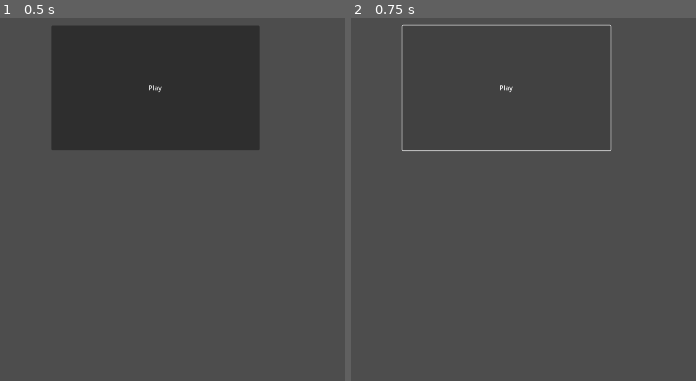
Above: before the commit, frames 1-2 (left to right).
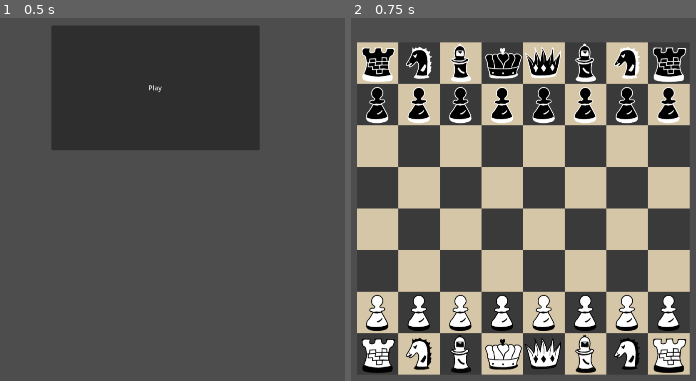
Above: after the commit, the same moments.

Repository: KristianPrifti/Upgraded-Chess-Game
Game: Godot game, scene res://main_menu.tscn
Two runs of this game, one before a commit and one after it. Both use one fixed random seed, a clock stepped at 60 frames per second and the inputs below.
Inputs:
- Up to frame 1 (0.5 s): no input
- Up to frame 2 (0.75 s): click "Play" at 0.5 s

Frame 1 is identical in both runs. In frame 2, 52% of the frame differs, in the area x 1-99%, y 1-99%.

Commit message:
add the board and make the pices apper in their initial position (they still cannot move)

Diff:
--- /dev/null
+++ b/game_menu.tscn
@@ -0,0 +1,248 @@
+[gd_scene load_steps=3 format=3 uid="uid://bec253yxf1oy3"]
+
+[ext_resource type="Texture2D" uid="uid://cwucgof4krgiv" path="res://assets/Chess_Board.png" id="1_6rly3"]
+[ext_resource type="Script" path="res://scripts/grid.gd" id="2_4gq53"]
+
+[node name="game_menu" type="Node2D"]
+
+[node name="ChessBoard" type="Sprite2D" parent="."]
+position = Vector2(600, 140)
+texture = ExtResource("1_6rly3")
+centered = false
+
+[node name="VBoxContainer" type="VBoxContainer" parent="ChessBoard"]
+anchors_preset = 10
+anchor_right = 1.0
+offset_bottom = 100.0
+grow_horizontal = 2
+
+[node name="HBoxContainer" type="HBoxContainer" parent="ChessBoard/VBoxContainer"]
+layout_mode = 2
+size_flags_horizontal = 0
+
+[node name="HBoxContainer2" type="HBoxContainer" parent="ChessBoard/VBoxContainer"]
+layout_mode = 2
+
+[node name="HBoxContainer3" type="HBoxContainer" parent="ChessBoard/VBoxContainer"]
+layout_mode = 2
+
+[node name="HBoxContainer4" type="HBoxContainer" parent="ChessBoard/VBoxContainer"]
+layout_mode = 2
+
+[node name="HBoxContainer5" type="HBoxContainer" parent="ChessBoard/VBoxContainer"]
+layout_mode = 2
+
+[node name="HBoxContainer6" type="HBoxContainer" parent="ChessBoard/VBoxContainer"]
+layout_mode = 2
+
+[node name="HBoxContainer7" type="HBoxContainer" parent="ChessBoard/VBoxContainer"]
+layout_mode = 2
+
+[node name="HBoxContainer8" type="HBoxContainer" parent="ChessBoard/VBoxContainer"]
+layout_mode = 2
+
+[node name="VBoxContainer2" type="VBoxContainer" parent="ChessBoard"]
+offset_top = 100.0
+offset_right = 800.0
+offset_bottom = 200.0
+
+[node name="HBoxContainer" type="HBoxContainer" parent="ChessBoard/VBoxContainer2"]
+layout_mode = 2
+
+[node name="HBoxContainer2" type="HBoxContainer" parent="ChessBoard/VBoxContainer2"]
+layout_mode = 2
+
+[node name="HBoxContainer3" type="HBoxContainer" parent="ChessBoard/VBoxContainer2"]
+layout_mode = 2
+
+[node name="HBoxContainer4" type="HBoxContainer" parent="ChessBoard/VBoxContainer2"]
+layout_mode = 2
+
+[node name="HBoxContainer5" type="HBoxContainer" parent="ChessBoard/VBoxContainer2"]
+layout_mode = 2
+
+[node name="HBoxContainer6" type="HBoxContainer" parent="ChessBoard/VBoxContainer2"]
+layout_mode = 2
+
+[node name="HBoxContainer7" type="HBoxContainer" parent="ChessBoard/VBoxContainer2"]
+layout_mode = 2
+
+[node name="HBoxContainer8" type="HBoxContainer" parent="ChessBoard/VBoxContainer2"]
+layout_mode = 2
+
+[node name="VBoxContainer3" type="VBoxContainer" parent="ChessBoard"]
+offset_top = 200.0
+offset_right = 800.0
+offset_bottom = 300.0
+
+[node name="HBoxContainer" type="HBoxContainer" parent="ChessBoard/VBoxContainer3"]
+layout_mode = 2
+
+[node name="HBoxContainer2" type="HBoxContainer" parent="ChessBoard/VBoxContainer3"]
+layout_mode = 2
+
+[node name="HBoxContainer3" type="HBoxContainer" parent="ChessBoard/VBoxContainer3"]
+layout_mode = 2
+
+[node name="HBoxContainer4" type="HBoxContainer" parent="ChessBoard/VBoxContainer3"]
+layout_mode = 2
+
+[node name="HBoxContainer5" type="HBoxContainer" parent="ChessBoard/VBoxContainer3"]
+layout_mode = 2
+
+[node name="HBoxContainer6" type="HBoxContainer" parent="ChessBoard/VBoxContainer3"]
+layout_mode = 2
+
+[node name="HBoxContainer7" type="HBoxContainer" parent="ChessBoard/VBoxContainer3"]
+layout_mode = 2
+
+[node name="HBoxContainer8" type="HBoxContainer" parent="ChessBoard/VBoxContainer3"]
+layout_mode = 2
+
+[node name="VBoxContainer4" type="VBoxContainer" parent="ChessBoard"]
+offset_top = 300.0
+offset_right = 800.0
+offset_bottom = 400.0
+
+[node name="HBoxContainer" type="HBoxContainer" parent="ChessBoard/VBoxContainer4"]
+layout_mode = 2
+
+[node name="HBoxContainer2" type="HBoxContainer" parent="ChessBoard/VBoxContainer4"]
+layout_mode = 2
+
+[node name="HBoxContainer3" type="HBoxContainer" parent="ChessBoard/VBoxContainer4"]
+layout_mode = 2
+
+[node name="HBoxContainer4" type="HBoxContainer" parent="ChessBoard/VBoxContainer4"]
+layout_mode = 2
+
+[node name="HBoxContainer5" type="HBoxContainer" parent="ChessBoard/VBoxContainer4"]
+layout_mode = 2
+
+[node name="HBoxContainer6" type="HBoxContainer" parent="ChessBoard/VBoxContainer4"]
+layout_mode = 2
+
+[node name="HBoxContainer7" type="HBoxContainer" parent="ChessBoard/VBoxContainer4"]
+layout_mode = 2
+
+[node name="HBoxContainer8" type="HBoxContainer" parent="ChessBoard/VBoxContainer4"]
+layout_mode = 2
+
+[node name="VBoxContainer5" type="VBoxContainer" parent="ChessBoard"]
+offset_top = 400.0
+offset_right = 800.0
+offset_bottom = 500.0
+
+[node name="HBoxContainer" type="HBoxContainer" parent="ChessBoard/VBoxContainer5"]
+layout_mode = 2
+
+[node name="HBoxContainer2" type="HBoxContainer" parent="ChessBoard/VBoxContainer5"]
+layout_mode = 2
+
+[node name="HBoxContainer3" type="HBoxContainer" parent="ChessBoard/VBoxContainer5"]
+layout_mode = 2
+
+[node name="HBoxContainer4" type="HBoxContainer" parent="ChessBoard/VBoxContainer5"]
+layout_mode = 2
+
+[node name="HBoxContainer5" type="HBoxContainer" parent="ChessBoard/VBoxContainer5"]
+layout_mode = 2
+
+[node name="HBoxContainer6" type="HBoxContainer" parent="ChessBoard/VBoxContainer5"]
+layout_mode = 2
+
+[node name="HBoxContainer7" type="HBoxContainer" parent="ChessBoard/VBoxContainer5"]
+layout_mode = 2
+
+[node name="HBoxContainer8" type="HBoxContainer" parent="ChessBoard/VBoxContainer5"]
+layout_mode = 2
+
+[node name="VBoxContainer6" type="VBoxContainer" parent="ChessBoard"]
+offset_top = 500.0
+offset_right = 800.0
+offset_bottom = 600.0
+
+[node name="HBoxContainer" type="HBoxContainer" parent="ChessBoard/VBoxContainer6"]
+layout_mode = 2
+
+[node name="HBoxContainer2" type="HBoxContainer" parent="ChessBoard/VBoxContainer6"]
+layout_mode = 2
+
+[node name="HBoxContainer3" type="HBoxContainer" parent="ChessBoard/VBoxContainer6"]
+layout_mode = 2
+
+[node name="HBoxContainer4" type="HBoxContainer" parent="ChessBoard/VBoxContainer6"]
+layout_mode = 2
+
+[node name="HBoxContainer5" type="HBoxContainer" parent="ChessBoard/VBoxContainer6"]
+layout_mode = 2
+
+[node name="HBoxContainer6" type="HBoxContainer" parent="ChessBoard/VBoxContainer6"]
+layout_mode = 2
+
+[node name="HBoxContainer7" type="HBoxContainer" parent="ChessBoard/VBoxContainer6"]
+layout_mode = 2
+
+[node name="HBoxContainer8" type="HBoxContainer" parent="ChessBoard/VBoxContainer6"]
+layout_mode = 2
+
+[node name="VBoxContainer7" type="VBoxContainer" parent="ChessBoard"]
+offset_top = 600.0
+offset_right = 800.0
+offset_bottom = 700.0
+
+[node name="HBoxContainer" type="HBoxContainer" parent="ChessBoard/VBoxContainer7"]
+layout_mode = 2
+
+[node name="HBoxContainer2" type="HBoxContainer" parent="ChessBoard/VBoxContainer7"]
+layout_mode = 2
+
+[node name="HBoxContainer3" type="HBoxContainer" parent="ChessBoard/VBoxContainer7"]
+layout_mode = 2
+
+[node name="HBoxContainer4" type="HBoxContainer" parent="ChessBoard/VBoxContainer7"]
+layout_mode = 2
+
+[node name="HBoxContainer5" type="HBoxContainer" parent="ChessBoard/VBoxContainer7"]
+layout_mode = 2
+
+[node name="HBoxContainer6" type="HBoxContainer" parent="ChessBoard/VBoxContainer7"]
+layout_mode = 2
+
+[node name="HBoxContainer7" type="HBoxContainer" parent="ChessBoard/VBoxContainer7"]
+layout_mode = 2
+
+[node name="HBoxContainer8" type="HBoxContainer" parent="ChessBoard/VBoxContainer7"]
+layout_mode = 2
+
+[node name="VBoxContainer8" type="VBoxContainer" parent="ChessBoard"]
+offset_top = 700.0
+offset_right = 800.0
+offset_bottom = 800.0
+
+[node name="HBoxContainer" type="HBoxContainer" parent="ChessBoard/VBoxContainer8"]
+layout_mode = 2
+
+[node name="HBoxContainer2" type="HBoxContainer" parent="ChessBoard/VBoxContainer8"]
+layout_mode = 2
+
+[node name="HBoxContainer3" type="HBoxContainer" parent="ChessBoard/VBoxContainer8"]
+layout_mode = 2
+
+[node name="HBoxContainer4" type="HBoxContainer" parent="ChessBoard/VBoxContainer8"]
+layout_mode = 2
+
+[node name="HBoxContainer5" type="HBoxContainer" parent="ChessBoard/VBoxContainer8"]
+layout_mode = 2
+
+[node name="HBoxContainer6" type="HBoxContainer" parent="ChessBoard/VBoxContainer8"]
+layout_mode = 2
+
+[node name="HBoxContainer7" type="HBoxContainer" parent="ChessBoard/VBoxContainer8"]
+layout_mode = 2
+
+[node name="HBoxContainer8" type="HBoxContainer" parent="ChessBoard/VBoxContainer8"]
+layout_mode = 2
+
+[node name="grid" type="Node2D" parent="ChessBoard"]
+script = ExtResource("2_4gq53")
--- /dev/null
+++ b/main_menu.gd
@@ -0,0 +1,15 @@
+extends Node2D
+
+
+# Called when the node enters the scene tree for the first time.
+func _ready():
+	pass # Replace with function body.
+
+
+# Called every frame. 'delta' is the elapsed time since the previous frame.
+func _process(delta):
+	pass
+
+# change the scene to the game scene
+func _on_button_pressed():
+	get_tree().change_scene_to_file("res://game_menu.tscn")
--- a/main_menu.tscn
+++ b/main_menu.tscn
@@ -1,6 +1,9 @@
-[gd_scene format=3 uid="uid://c8x1wax2ggpc4"]
+[gd_scene load_steps=2 format=3 uid="uid://c8x1wax2ggpc4"]
+
+[ext_resource type="Script" path="res://main_menu.gd" id="1_bt52x"]
 
 [node name="main menu" type="Node2D"]
+script = ExtResource("1_bt52x")
 
 [node name="Button" type="Button" parent="."]
 offset_left = 710.0
@@ -8,3 +11,5 @@
 offset_right = 1210.0
 offset_bottom = 400.0
 text = "Play"
+
+[connection signal="pressed" from="Button" to="." method="_on_button_pressed"]
--- /dev/null
+++ b/pieces/bishop.tscn
@@ -0,0 +1,7 @@
+[gd_scene load_steps=3 format=3 uid="uid://d2k4xf8fmkvuf"]
+
+[ext_resource type="PackedScene" uid="uid://cqgahgxombmw1" path="res://pieces/piece.tscn" id="1_2i6uf"]
+[ext_resource type="Script" path="res://scripts/bishop.gd" id="2_rhxej"]
+
+[node name="bishop" instance=ExtResource("1_2i6uf")]
+script = ExtResource("2_rhxej")
--- /dev/null
+++ b/pieces/king.tscn
@@ -0,0 +1,7 @@
+[gd_scene load_steps=3 format=3 uid="uid://dto0c6l673sry"]
+
+[ext_resource type="PackedScene" uid="uid://cqgahgxombmw1" path="res://pieces/piece.tscn" id="1_cvxk0"]
+[ext_resource type="Script" path="res://scripts/king.gd" id="2_xoxt6"]
+
+[node name="king" instance=ExtResource("1_cvxk0")]
+script = ExtResource("2_xoxt6")
--- /dev/null
+++ b/pieces/knight.tscn
@@ -0,0 +1,7 @@
+[gd_scene load_steps=3 format=3 uid="uid://bqo7lmxurx5l3"]
+
+[ext_resource type="PackedScene" uid="uid://cqgahgxombmw1" path="res://pieces/piece.tscn" id="1_xtwk1"]
+[ext_resource type="Script" path="res://scripts/knight.gd" id="2_tjy2t"]
+
+[node name="knight" instance=ExtResource("1_xtwk1")]
+script = ExtResource("2_tjy2t")
--- /dev/null
+++ b/pieces/pawn.tscn
@@ -0,0 +1,7 @@
+[gd_scene load_steps=3 format=3 uid="uid://db7hn554tevj0"]
+
+[ext_resource type="PackedScene" uid="uid://cqgahgxombmw1" path="res://pieces/piece.tscn" id="1_swtbf"]
+[ext_resource type="Script" path="res://scripts/pawn.gd" id="2_3osf8"]
+
+[node name="pawn" instance=ExtResource("1_swtbf")]
+script = ExtResource("2_3osf8")
--- /dev/null
+++ b/pieces/piece.tscn
@@ -0,0 +1,8 @@
+[gd_scene load_steps=2 format=3 uid="uid://cqgahgxombmw1"]
+
+[ext_resource type="Script" path="res://scripts/piece.gd" id="1_bfhq1"]
+
+[node name="piece" type="Node2D"]
+script = ExtResource("1_bfhq1")
+
+[node name="Sprite2D" type="Sprite2D" parent="."]
--- /dev/null
+++ b/pieces/qween.tscn
@@ -0,0 +1,7 @@
+[gd_scene load_steps=3 format=3 uid="uid://b8rkg445am01r"]
+
+[ext_resource type="PackedScene" uid="uid://cqgahgxombmw1" path="res://pieces/piece.tscn" id="1_w85wk"]
+[ext_resource type="Script" path="res://scripts/qween.gd" id="2_o8m8t"]
+
+[node name="qween" instance=ExtResource("1_w85wk")]
+script = ExtResource("2_o8m8t")
--- /dev/null
+++ b/pieces/rook.tscn
@@ -0,0 +1,7 @@
+[gd_scene load_steps=3 format=3 uid="uid://ucdnrsqiet7n"]
+
+[ext_resource type="PackedScene" uid="uid://cqgahgxombmw1" path="res://pieces/piece.tscn" id="1_bj4hn"]
+[ext_resource type="Script" path="res://scripts/rook.gd" id="2_dthwk"]
+
+[node name="rook" instance=ExtResource("1_bj4hn")]
+script = ExtResource("2_dthwk")
--- /dev/null
+++ b/scripts/bishop.gd
@@ -0,0 +1,13 @@
+extends "res://scripts/piece.gd"
+
+var white_path = "res://assets/White_Bishop.png"
+var black_path = "res://assets/Black_Bishop.png"
+
+# Called when the node enters the scene tree for the first time.
+func _ready():
+	initial_texture(white_path, black_path)
+
+
+# Called every frame. 'delta' is the elapsed time since the previous frame.
+func _process(delta):
+	pass
--- /dev/null
+++ b/scripts/grid.gd
@@ -0,0 +1,124 @@
+extends Node2D
+
+var num_colums: int = 8
+var num_rows: int = 8
+var x_start = 50
+var y_start = 50
+var offset = 100
+
+var board = []
+
+var pieces_list = [
+	preload("res://pieces/rook.tscn"),
+	preload("res://pieces/knight.tscn"),
+	preload("res://pieces/bishop.tscn"),
+	preload("res://pieces/qween.tscn"),
+	preload("res://pieces/king.tscn"),
+	preload("res://pieces/pawn.tscn"),
+]
+
+# Called when the node enters the scene tree for the first time.
+func _ready():
+	board = make_2d_array()
+	spawn_initial_pices()
+
+
+# Called every frame. 'delta' is the elapsed time since the previous frame.
+func _process(delta):
+	pass
+
+func make_2d_array():
+	var array = []
+	for i in num_colums:
+		array.append([])
+		for j in num_rows:
+			array.append(null)
+	return array
+
+# change the column and raw number to pixel values
+func grid_to_pixel(column, row):
+	var pixel_x = x_start + offset * column
+	var pixel_y = y_start + offset * row
+	return Vector2(pixel_x, pixel_y)
+
+
+func spawn_initial_pices():
+	var rook = pieces_list[0]
+	var knight = pieces_list[1]
+	var bishop = pieces_list[2]
+	var qween = pieces_list[3]
+	var king = pieces_list[4]
+	var pawn = pieces_list[5]
+
+	# add pawns
+	for i in num_colums:
+		# create pices
+		var white_piece = pawn.instantiate()
+		var black_piece = pawn.instantiate()
+		# set color
+		white_piece.isWhite = true
+		black_piece.isWhite = false
+		# add them as childern to the grid
+		add_child(white_piece)
+		add_child(black_piece)
+		# add white pawns to 7nd row
+		white_piece.position = grid_to_pixel(i, 6)
+		# add black pawns to 2th row
+		black_piece.position = grid_to_pixel(i, 1)
+
+	# add other pices that are not pawns
+	for i in 2:
+		# create pieces
+		var white_rook = rook.instantiate()
+		var black_rook = rook.instantiate()
+		var white_knight = knight.instantiate()
+		var black_knight = knight.instantiate()
+		var white_bishop = bishop.instantiate()
+		var black_bishop = bishop.instantiate()
+		# set color
+		white_rook.isWhite = true
+		black_rook.isWhite = false
+		white_knight.isWhite = true
+		black_knight.isWhite = false
+		white_bishop.isWhite = true
+		black_bishop.isWhite = false
+		# add them a childern to the grid
+		add_child(white_rook)
+		add_child(black_rook)
+		add_child(white_knight)
+		add_child(black_knight)
+		add_child(white_bishop)
+		add_child(black_bishop)
+		# only make 1 king a qween of each side and add the first group of pices
+		if i == 0:
+			var white_qween = qween.instantiate()
+			var black_qween = qween.instantiate()
+			var white_king = king.instantiate()
+			var black_king = king.instantiate()
+			white_qween.isWhite = true
+			black_qween.isWhite = false
+			white_king.isWhite = true
+			black_king.isWhite = false
+			add_child(white_qween)
+			add_child(black_qween)
+			add_child(white_king)
+			add_child(black_king)
+
+			# put them in the right location
+			white_rook.position = grid_to_pixel(0, 7)
+			black_rook.position = grid_to_pixel(0, 0)
+			white_knight.position = grid_to_pixel(1, 7)
+			black_knight.position = grid_to_pixel(1, 0)
+			white_bishop.position = grid_to_pixel(2, 7)
+			black_bishop.position = grid_to_pixel(2, 0)
+			white_qween.position = grid_to_pixel(3, 7)
+			black_qween.position = grid_to_pixel(3, 0)
+			white_king.position = grid_to_pixel(4, 7)
+			black_king.position = grid_to_pixel(4, 0)
+		else:
+			white_rook.position = grid_to_pixel(7, 7)
+			black_rook.position = grid_to_pixel(7, 0)
+			white_knight.position = grid_to_pixel(6, 7)
+			black_knight.position = grid_to_pixel(6, 0)
+			white_bishop.position = grid_to_pixel(5, 7)
+			black_bishop.position = grid_to_pixel(5, 0)
--- /dev/null
+++ b/scripts/king.gd
@@ -0,0 +1,13 @@
+extends "res://scripts/piece.gd"
+
+var white_path = "res://assets/White_King.png"
+var black_path = "res://assets/Black_King.png"
+
+# Called when the node enters the scene tree for the first time.
+func _ready():
+	initial_texture(white_path, black_path)
+
+
+# Called every frame. 'delta' is the elapsed time since the previous frame.
+func _process(delta):
+	pass
--- /dev/null
+++ b/scripts/knight.gd
@@ -0,0 +1,13 @@
+extends "res://scripts/piece.gd"
+
+var white_path = "res://assets/White_Knight.png"
+var black_path = "res://assets/Black_Knight.png"
+
+# Called when the node enters the scene tree for the first time.
+func _ready():
+	initial_texture(white_path, black_path)
+
+
+# Called every frame. 'delta' is the elapsed time since the previous frame.
+func _process(delta):
+	pass
--- /dev/null
+++ b/scripts/pawn.gd
@@ -0,0 +1,13 @@
+extends "res://scripts/piece.gd"
+
+var white_path = "res://assets/White_Pawn.png"
+var black_path = "res://assets/Black_Pawn.png"
+
+# Called when the node enters the scene tree for the first time.
+func _ready():
+	initial_texture(white_path, black_path)
+
+
+# Called every frame. 'delta' is the elapsed time since the previous frame.
+func _process(delta):
+	pass
--- /dev/null
+++ b/scripts/piece.gd
@@ -0,0 +1,17 @@
+extends Node2D
+
+@export var isWhite: bool
+# Called when the node enters the scene tree for the first time.
+func _ready():
+	pass # Replace with function body.
+
+
+# Called every frame. 'delta' is the elapsed time since the previous frame.
+func _process(delta):
+	pass
+
+func initial_texture(white_path, black_path):
+	if self.isWhite == true:
+		$Sprite2D.texture = ResourceLoader.load(white_path)
+	elif self.isWhite == false:
+		$Sprite2D.texture = ResourceLoader.load(black_path)
--- /dev/null
+++ b/scripts/qween.gd
@@ -0,0 +1,13 @@
+extends "res://scripts/piece.gd"
+
+var white_path = "res://assets/White_Qween.png"
+var black_path = "res://assets/Black_Qween.png"
+
+# Called when the node enters the scene tree for the first time.
+func _ready():
+	initial_texture(white_path, black_path)
+
+
+# Called every frame. 'delta' is the elapsed time since the previous frame.
+func _process(delta):
+	pass
--- /dev/null
+++ b/scripts/rook.gd
@@ -0,0 +1,13 @@
+extends "res://scripts/piece.gd"
+
+var white_path = "res://assets/White_Rook.png"
+var black_path = "res://assets/Black_Rook.png"
+
+# Called when the node enters the scene tree for the first time.
+func _ready():
+	initial_texture(white_path, black_path)
+
+
+# Called every frame. 'delta' is the elapsed time since the previous frame.
+func _process(delta):
+	pass
Binary file changed: assets/Black_Pawn.png
Not shown, changed: assets/Black_Pawn.png.import
Binary file changed: assets/White_Pawn.png
Not shown, changed: assets/White_Pawn.png.import
